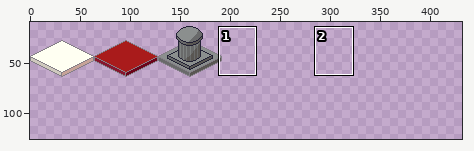
A pixel-art file gets an edit: Assets/Tiles.aseprite. Above: a wide view before the commit, with the close-up outlined.
Close-up. The starting point:
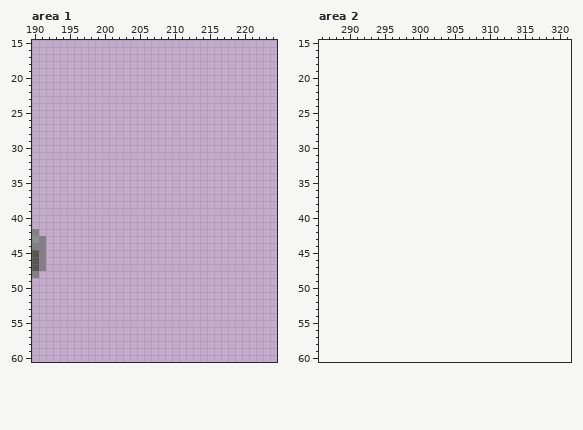
256x64 pixels, 1 frame. Shown: area 1: x 190..224, y 15..60; area 2: x 286..321, y 15..60. The old version is drawn lined up with the new one, on the new canvas. The wide view leaves out empty margins. The commit also changed other parts of the picture, which this record leaves out.
After:
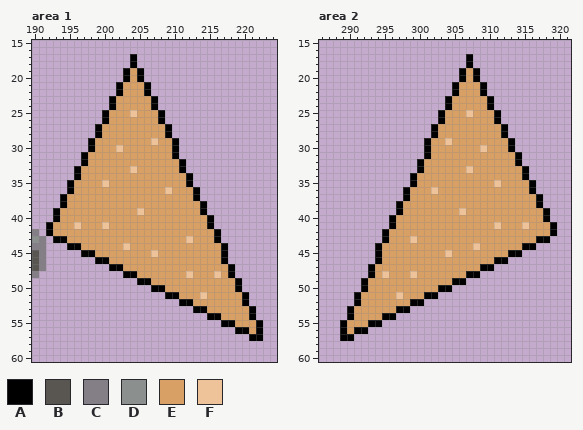
Palette (. is transparent): A #000000  B #595652  C #847e87  D #8b8f8e  E #d9a066  F #eec39a
The exact change:
canvas 256x64 -> 512x128
Changed rows in their new state; - is an unchanged pixel.
Area 1:
first column x 192:
17 ------------A------------------
18 ------------A------------------
19 -----------AEA-----------------
20 -----------AEA-----------------
21 ----------AEEEA----------------
22 ----------AEEEA----------------
23 ---------AEEEEEA---------------
24 ---------AEEEEEA---------------
25 --------AEEEFEEEA--------------
26 --------AEEEEEEEA--------------
27 -------AEEEEEEEEEA-------------
28 -------AEEEEEEEEEA-------------
29 ------AEEEEEEEEFEEA------------
30 ------AEEEFEEEEEEEA------------
31 -----AEEEEEEEEEEEEA------------
32 -----AEEEEEEEEEEEEEA-----------
33 ----AEEEEEEEFEEEEEEA-----------
34 ----AEEEEEEEEEEEEEEEA----------
35 ---AEEEEFEEEEEEEEEEEA----------
36 ---AEEEEEEEEEEEEEFEEEA---------
37 --AEEEEEEEEEEEEEEEEEEA---------
38 --AEEEEEEEEEEEEEEEEEEEA--------
39 -AEEEEEEEEEEEFEEEEEEEEA--------
40 -AEEEEEEEEEEEEEEEEEEEEEA-------
41 AEEEFEEEFEEEEEEEEEEEEEEA-------
42 AEEEEEEEEEEEEEEEEEEEEEEEA------
43 -AAEEEEEEEEEEEEEEEEEFEEEA------
44 ---AAEEEEEEFEEEEEEEEEEEEEA-----
45 -----AAEEEEEEEEFEEEEEEEEEA-----
46 -------AAEEEEEEEEEEEEEEEEA-----
47 ---------AAEEEEEEEEEEEEEEEA----
48 -----------AAEEEEEEEFEEEFEA----
49 -------------AAEEEEEEEEEEEEA---
50 ---------------AAEEEEEEEEEEA---
51 -----------------AAEEEFEEEEEA--
52 -------------------AAEEEEEEEA--
53 ---------------------AAEEEEEEA-
54 -----------------------AAEEEEA-
55 -------------------------AAEEEA
56 ---------------------------AAEA
57 -----------------------------AA
Area 2:
first column x 289:
17 ------------------A------------
18 ------------------A------------
19 -----------------AEA-----------
20 -----------------AEA-----------
21 ----------------AEEEA----------
22 ----------------AEEEA----------
23 ---------------AEEEEEA---------
24 ---------------AEEEEEA---------
25 --------------AEEEFEEEA--------
26 --------------AEEEEEEEA--------
27 -------------AEEEEEEEEEA-------
28 -------------AEEEEEEEEEA-------
29 ------------AEEFEEEEEEEEA------
30 ------------AEEEEEEEFEEEA------
31 ------------AEEEEEEEEEEEEA-----
32 -----------AEEEEEEEEEEEEEA-----
33 -----------AEEEEEEFEEEEEEEA----
34 ----------AEEEEEEEEEEEEEEEA----
35 ----------AEEEEEEEEEEEFEEEEA---
36 ---------AEEEFEEEEEEEEEEEEEA---
37 ---------AEEEEEEEEEEEEEEEEEEA--
38 --------AEEEEEEEEEEEEEEEEEEEA--
39 --------AEEEEEEEEFEEEEEEEEEEEA-
40 -------AEEEEEEEEEEEEEEEEEEEEEA-
41 -------AEEEEEEEEEEEEEEFEEEFEEEA
42 ------AEEEEEEEEEEEEEEEEEEEEEEEA
43 ------AEEEFEEEEEEEEEEEEEEEEEAA-
44 -----AEEEEEEEEEEEEEFEEEEEEAA---
45 -----AEEEEEEEEEFEEEEEEEEAA-----
46 -----AEEEEEEEEEEEEEEEEAA-------
47 ----AEEEEEEEEEEEEEEEAA---------
48 ----AEFEEEFEEEEEEEAA-----------
49 ---AEEEEEEEEEEEEAA-------------
50 ---AEEEEEEEEEEAA---------------
51 --AEEEEEFEEEAA-----------------
52 --AEEEEEEEAA-------------------
53 -AEEEEEEAA---------------------
54 -AEEEEAA-----------------------
55 AEEEAA-------------------------
56 AEAA---------------------------
57 AA-----------------------------
